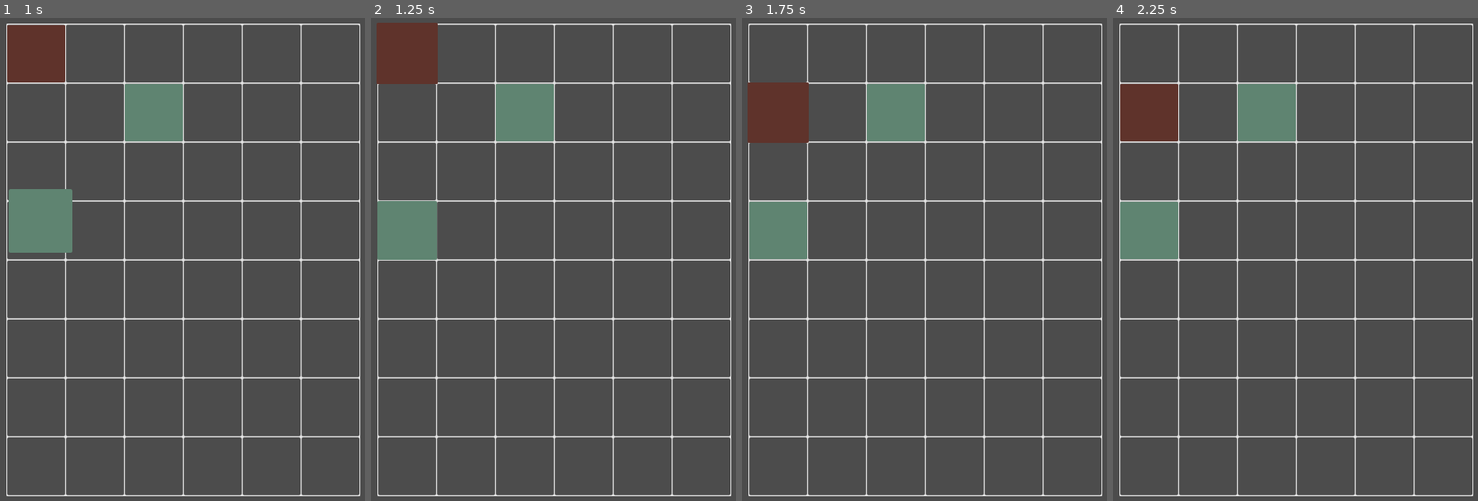
Above: before the commit, frames 1-4 (left to right).
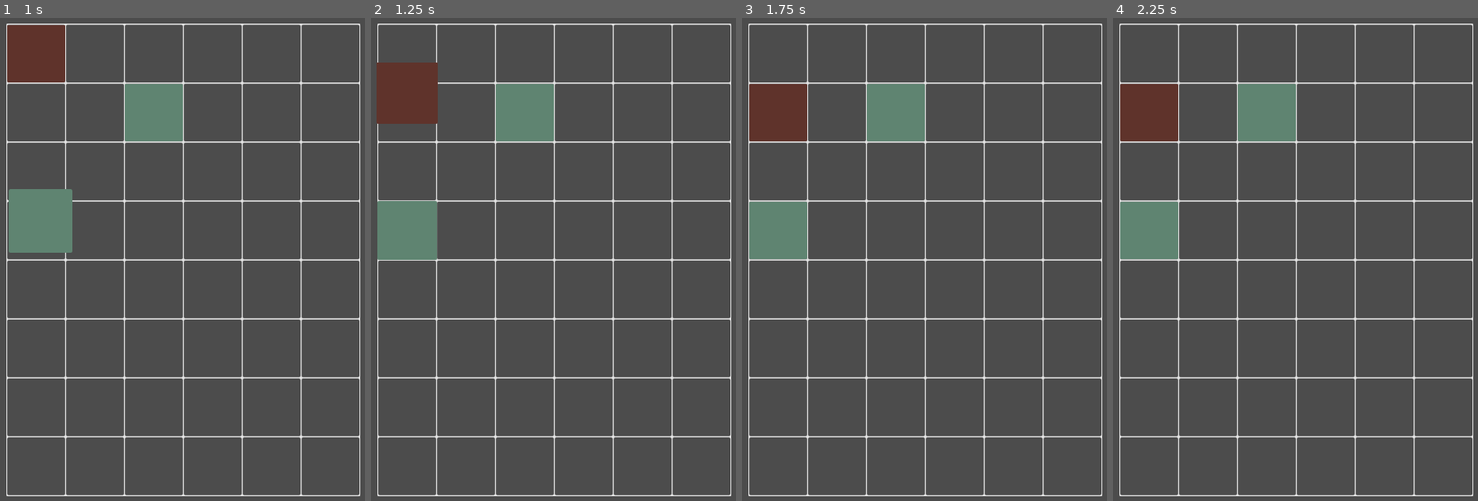
Above: after the commit, the same moments.

Repository: ax9880/genso-battle
Game: Godot game, scene res://Main.tscn
The game is run twice, just before and just after one commit, with the same random seed, the same clock (stepped at 60 frames per second) and the same inputs.
Inputs (mouse positions are in pixels of both pictures, inside the frame that each line leads up to):
- Up to frame 1 (1 s): tap Enter at 0.5 s; drag from (94, 114) to (36, 230) at 0.52 s
- Up to frame 2 (1.25 s): no input
- Up to frame 3 (1.75 s): drag from (895, 114) to (778, 51) at 1.27 s
- Up to frame 4 (2.25 s): move the mouse to (1339, 61) at 2.02 s; click (1339, 61) at 2.17 s

Frame 1 is identical in both runs. In frame 2, 2.8% of the frame differs, in the area x 1-19%, y 0-22%; in frame 3, 0.2%; in frame 4, nothing differs.

Commit message:
Moving enemy in linear tween

Diff:
--- a/Enemy.gd
+++ b/Enemy.gd
@@ -51,12 +51,12 @@
 	var target_position = path.pop_front()
 
 	if target_position != null:
-		var tween_time_seconds: float = Utils.calculate_time(position, target_position, snap_velocity_pixels_per_second)
+		var tween_time_seconds: float = Utils.calculate_time(position, target_position, swap_velocity_pixels_per_second)
 
 		tween.interpolate_property(self, "position",
 					position, target_position,
-					0.25,
-					Tween.TRANS_SINE)
+					tween_time_seconds,
+					Tween.TRANS_LINEAR)
 
 		tween.start()
 	else:
